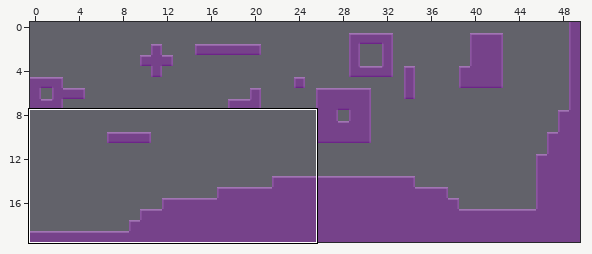
An edit to a level. Tiled map, Overgrown/Content/TileMapTemp.tmx. Above: a wide view before the commit, with the close-up outlined.
Close-up. Before the edit:
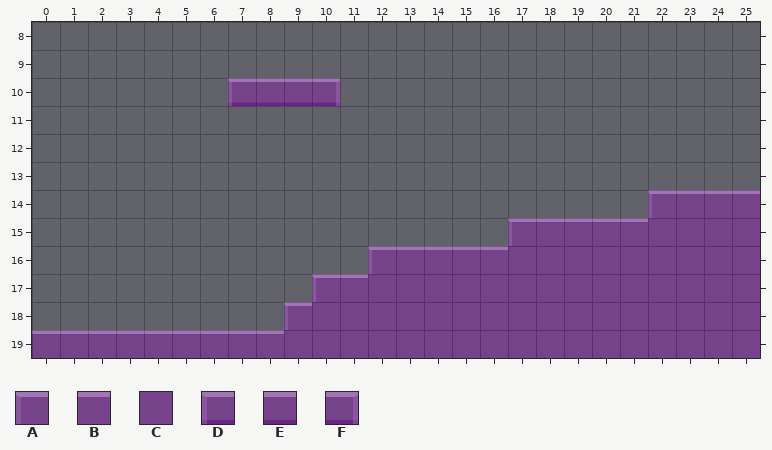
Cells are 32x32 px. Shown: x 0..25, y 8..19. The commit also changed other parts of the map, which this record leaves out.
Key: from "Overgrown Start Tileset": A 16, B 17, C 30, D 66, E 67, F 68.
_ is an empty cell.
Layer "terrain" before, first column x 0:
 8 __________________________
 9 __________________________
10 _______DEEF_______________
11 __________________________
12 __________________________
13 __________________________
14 ______________________ABBB
15 _________________ABBBBCCCC
16 ____________ABBBBCCCCCCCCC
17 __________ABCCCCCCCCCCCCCC
18 _________ACCCCCCCCCCCCCCCC
19 BBBBBBBBBCCCCCCCCCCCCCCCCC
The result:
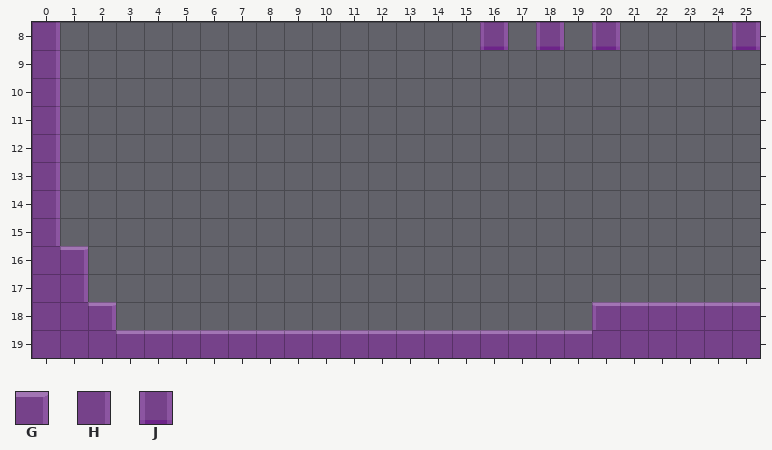
Further tiles: from "Overgrown Start Tileset": G 18, H 31, J 50.
Diff:
Layer "terrain":
y 8: x 0 _ -> H; x 16 _ -> J; x 18 _ -> J; x 20 _ -> J; x 25 _ -> J
y 9: x 0 _ -> H
y 10: x 0 _ -> H; x 7..10 DEEF -> ____
y 11..13: x 0 _ -> H
y 14: x 0 _ -> H; x 22..25 ABBB -> ____
y 15: x 0 _ -> H; x 17..25 ABBBBCCCC -> _________
y 16: x 0..1 __ -> CG; x 12..25 ABBBBCCCCCCCCC -> ______________
y 17: x 0..1 __ -> CH; x 10..25 ABCCCCCCCCCCCCCC -> ________________
y 18: x 0..2 ___ -> CCG; x 9..25 ACCCCCCCCCCCCCCCC -> ___________ABBBBB
y 19: x 0..2 BBB -> CCC; x 9..19 CCCCCCCCCCC -> BBBBBBBBBBB
Boxes around the changes in both close-ups, in picture pixels (x1, y1, x2, y2):
changed: (32, 22, 116, 334)
added: (480, 22, 508, 50)
added: (536, 22, 564, 50)
added: (592, 22, 620, 50)
added: (732, 22, 760, 50)
removed: (228, 78, 340, 106)
changed: (284, 190, 760, 334)
